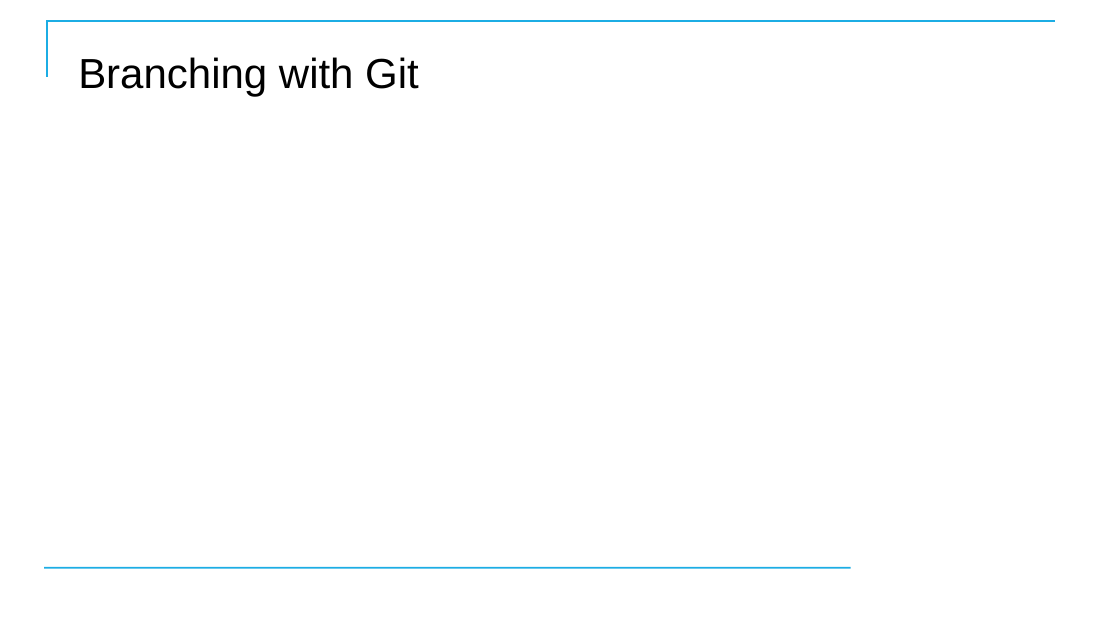
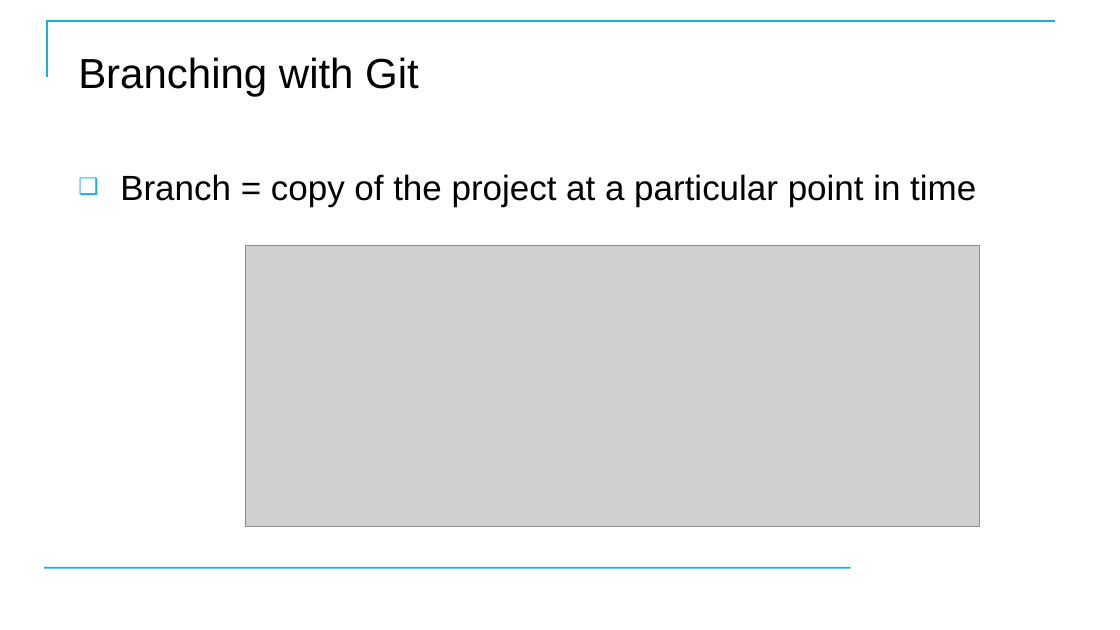
Before and after one commit to CostelloTechnicalConsulting/XGHDEV, a slide deck: slide 19 of ppt/XGHDEV.pptx (slide 20 before the commit). Drawn at 1120x630 pixels with LibreOffice and Linux fonts; fonts in the diff are those of the drawing; grey boxes stand for pictures; background and template pictures are left out. Boxes give left, top, right and bottom in pixels: in the first picture for what was removed or moved away, otherwise in the second. Text is boxed around its words. In the diff, an @@ line names an element or a change of style, - is before the commit and + after.

```diff
--- a/ppt/XGHDEV.pptx
+++ b/ppt/XGHDEV.pptx
@@ text added at [120,174,976,206], 30 pt, text #000000 @@
+❑ Branch = copy of the project at a particular point in time
@@ picture added at [245,245,980,527] @@
```
Also in this commit, not shown: 15 other slides changed, 1 slide added, 2 slides removed.
